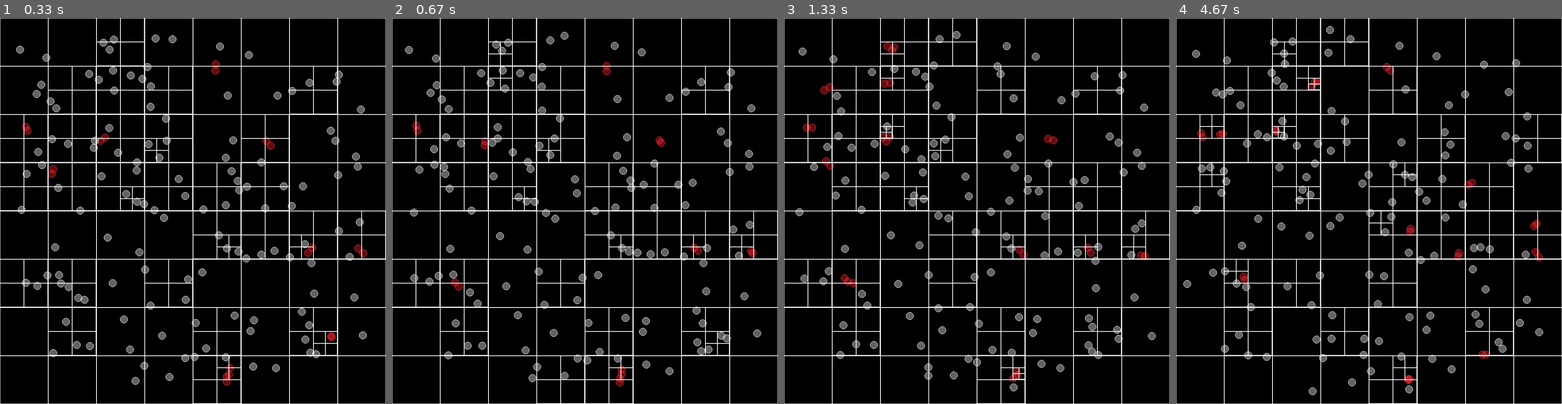
Above: before the commit, frames 1-4 (left to right).
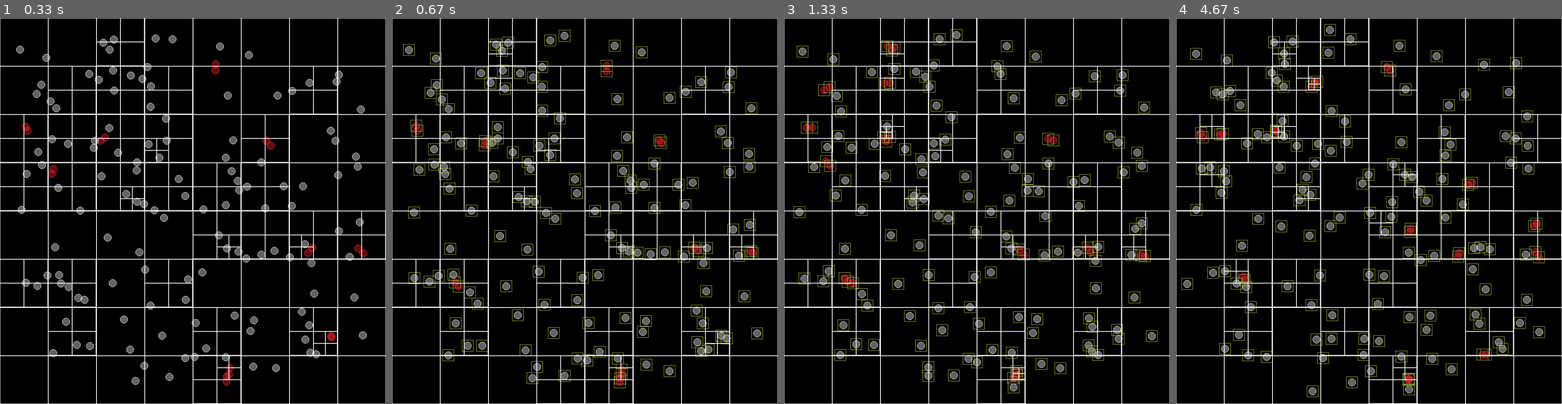
Above: after the commit, the same moments.

Repository: Josephbakulikira/QuadTree-Visualization-with-python--pygame
Game: pygame game, started from main.py
Same seed, same stepped clock (60 frames per second), same inputs: the game is played once before the commit and once after it.
Inputs (mouse positions are in pixels of both pictures, inside the frame that each line leads up to):
- Up to frame 1 (0.33 s): no input
- Up to frame 2 (0.67 s): tap Space at 0.33 s
- Up to frame 3 (1.33 s): click (977, 238) at 0.72 s
- Up to frame 4 (4.67 s): click (1415, 245) at 1.55 s; move the mouse to (1276, 133) at 1.87 s; tap Space at 1.9, 2.23, 2.53, 3.63 s; click (1446, 180) at 3.28 s; move the mouse to (1222, 126) at 3.6 s; click (1257, 137) at 4.38 s

Frame 1 is identical in both runs. In frame 2, 2.8% of the frame differs, in the area x 2-97%, y 3-96%; in frame 3, 2.8%; in frame 4, 3.0%, in the area x 1-96%, y 1-99%.

Commit message:
add events

Diff:
--- a/main.py
+++ b/main.py
@@ -52,7 +52,7 @@
             if event.key == pygame.K_e:
                 moveParticle = not moveParticle
                 particleCollision = moveParticle
-            if event.key == pygame.K_r:
+            if event.key == pygame.K_r or event.key == pygame.K_SPACE:
                 showRange = not showRange
         if event.type == pygame.MOUSEBUTTONDOWN:
             x, y = pygame.mouse.get_pos()
